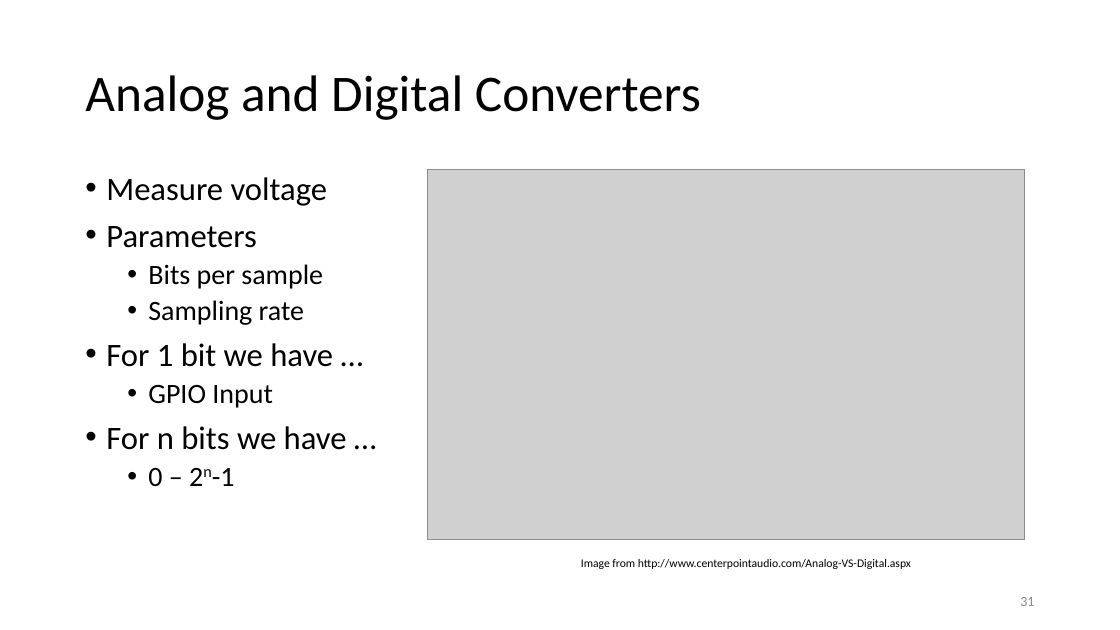
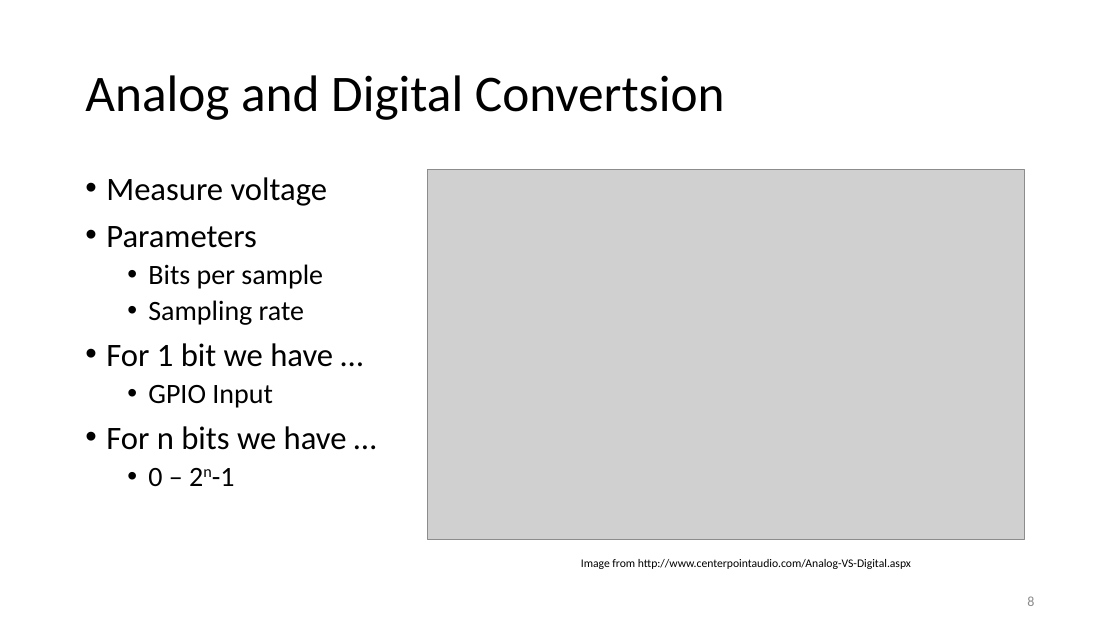
Before and after one commit to fxwalsh/project-2-2023, a slide deck: slide 8 of topic03/talk1/talk1.pptx (slide 31 before the commit). Drawn at 1120x630 pixels with LibreOffice and Linux fonts; fonts in the diff are those of the drawing; grey boxes stand for pictures. Boxes give left, top, right and bottom in pixels: in the first picture for what was removed or moved away, otherwise in the second. Text is boxed around its words. In the diff, an @@ line names an element or a change of style, - is before the commit and + after.

```diff
--- a/topic03/talk1/talk1.pptx
+++ b/topic03/talk1/talk1.pptx
@@ title at (85,75,725,120): text changed @@
-Analog and Digital Converters
+Analog and Digital Convertsion
@@ page number at (1027,596,1034,606): text changed @@
-31
+8
```
Also in this commit, not shown: 2 other slides changed, 1 slide added, 6 slides removed, 1 other file.
